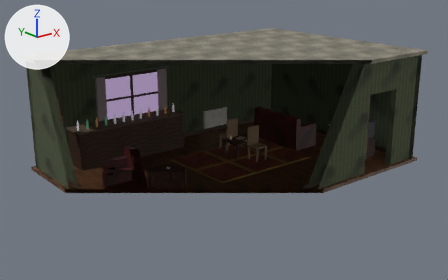
An edit to the glTF model art/models/ep_lounge.glb, drawn before and after from the same camera.
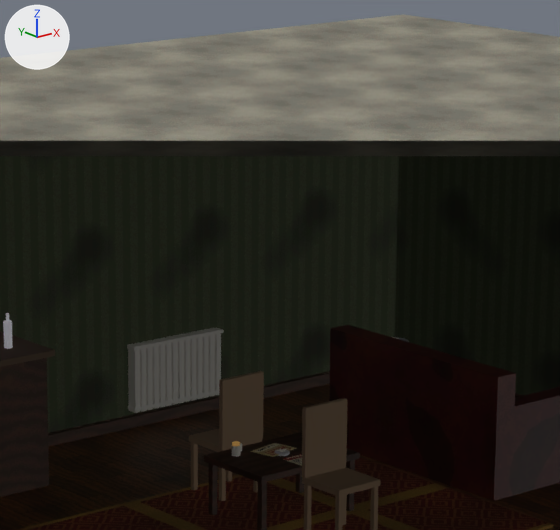
Each version is shown whole from a 50 mm lens placed at (-11.15, -13.73, 6.22), pointed at (-0.26, -0.11, 0.77), then close up on the part from 38% to 70% of the width and 9% to 56% of the height. Every picture has the same lights, and +X, +Y and +Z are marked at upper left. The first two pictures are the older version. Everything nearer to the camera than a plane just in front of the edit is cut away. Vertices at exactly the same position are counted once.

In view in the first close-up: 'flat.003', 'flat.011', 'flat.023', 'leather-col', 'parquet-col', 'plaster-col', 'rug', 'wallpaper-col', 'wood_dark', 'wood_dark-col' and 5 more.
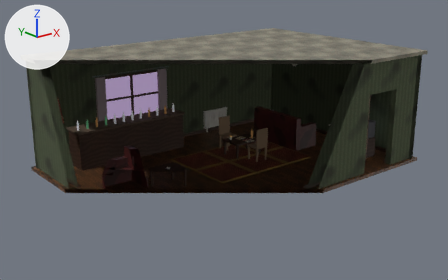
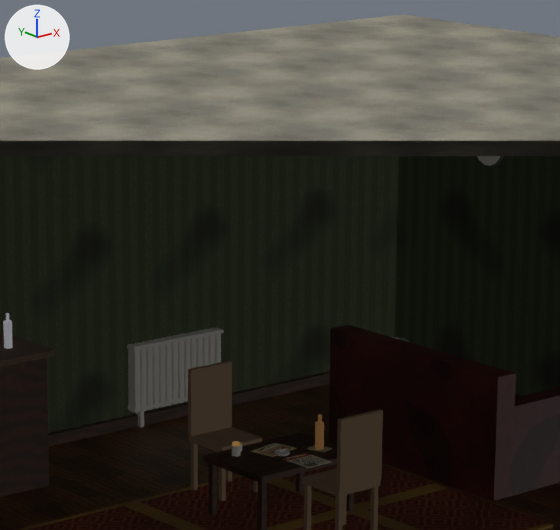
Changed parts and their boxes (x1, y1, x2, y2) in the close-ups (560 x 530 px; the box of a moved part takes in the faces that stretch with it):
'flat.011', reshaped
    before: (189, 371, 380, 530)
    after: (188, 361, 383, 530)
part 1 of me_flat_011, moved or reshaped
    before: (219, 371, 264, 448)
    after: (188, 361, 232, 436)
part 2 of me_flat_011, moved or reshaped
    before: (302, 398, 347, 478)
    after: (336, 409, 383, 491)

What changed in the scene script:
```text
Change me_flat_011:
    used by ob_flat_011; location = (0.0, 0.0, 0.0)
    remove me_flat_011.from_pydata(...)  # 96 vertices, 144 faces; spans x 0.59..1.01, y -0.61..1.21, z 0.0..1.02
    add me_flat_011.from_pydata(...)  # 96 vertices, 144 faces; spans x 0.59..1.01, y -0.62..1.22, z 0.0..1.02
    me_flat_011 part 1: the loose piece of 8 vertices spanning x 0.59..1.01, y 0.78..0.82, z 0.47..1.02 is moved by (0.0, 0.4, 0.0)
    me_flat_011 part 2: the loose piece of 8 vertices spanning x 0.59..1.01, y -0.22..-0.18, z 0.47..1.02 is moved by (0.0, -0.4, 0.0)
```
